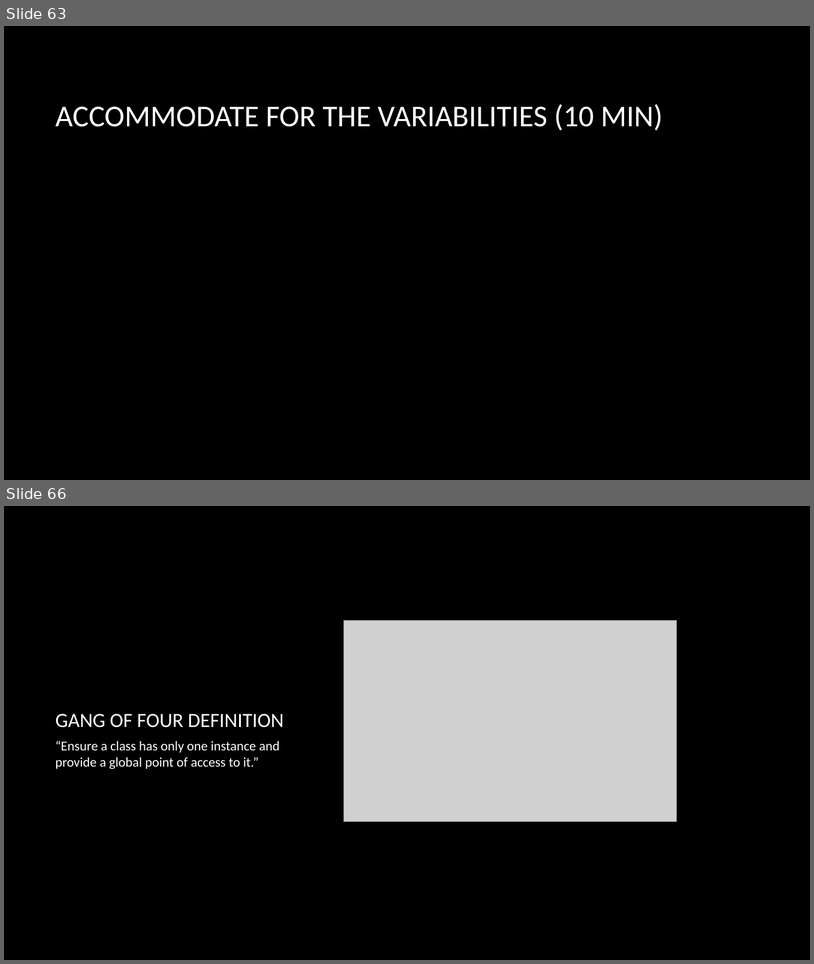
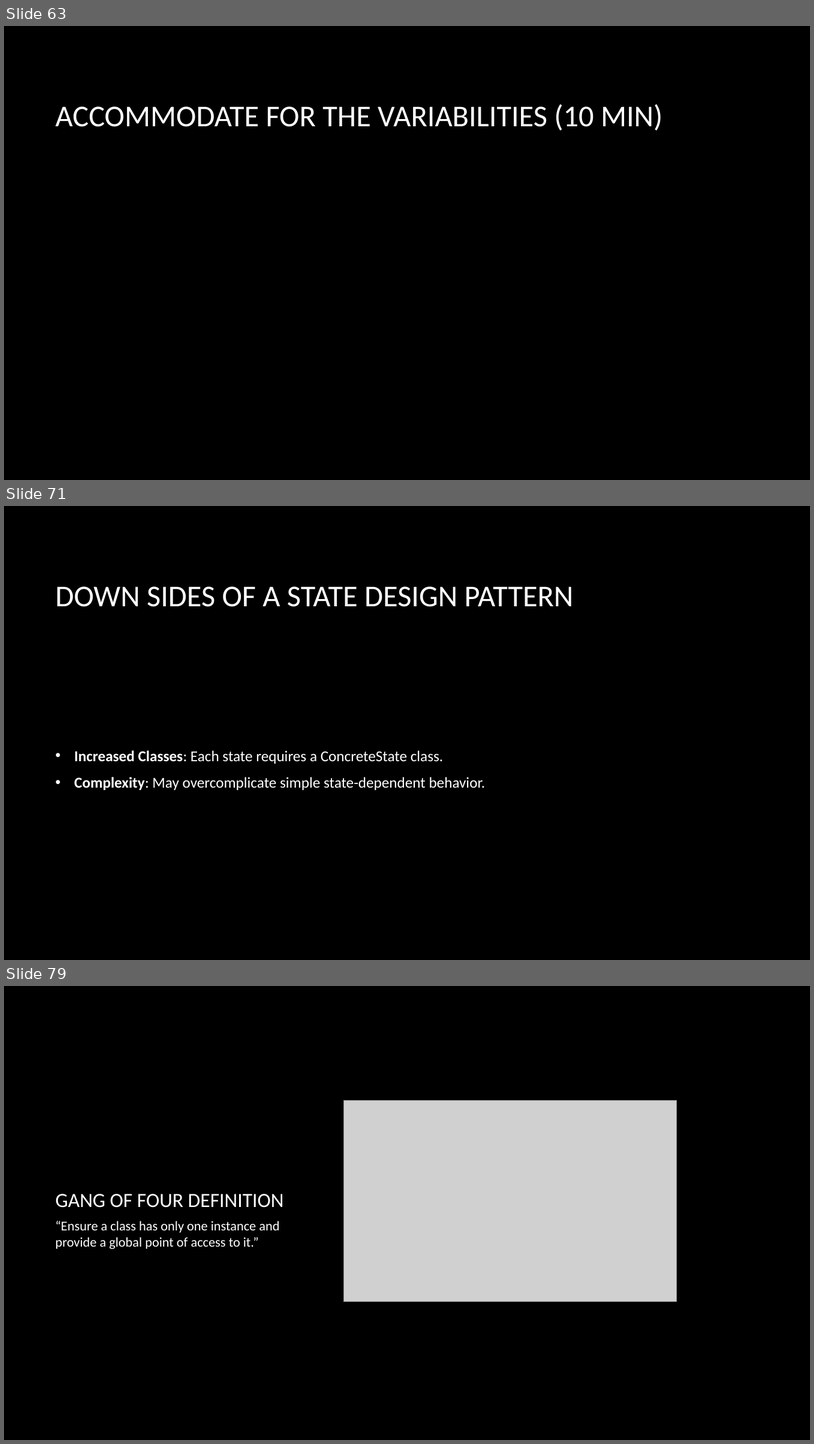
Before and after one commit to dundane/CSC360Demos, a slide deck: CSC360Demo/Design Patterns Slide Show.pptx. Shown one above the other, each under a label of ours: slides 63 and 66 before the commit, slides 63, 71 and 79 after it; the slides between them are not shown. The pictures are 814x964 and 814x1444 pixels, drawn with LibreOffice and Linux fonts; fonts in the diff are those of the drawing; grey boxes stand for pictures; background and template pictures are left out. Boxes give left, top, right and bottom in pixels: in the first picture for what was removed or moved away, otherwise in the second. Text is boxed around its words. In the diff, an @@ line names an element or a change of style, - is before the commit and + after.

Commit message:
State Pattern Demo

```diff
--- a/CSC360Demo/Design Patterns Slide Show.pptx
+++ b/CSC360Demo/Design Patterns Slide Show.pptx
@@ slide 71 added at (x1=4, y1=506, x2=810, y2=960), background picture (left out) @@
@@ title added at (x1=56, y1=586, x2=574, y2=607), 36 pt, text #FFFFFF @@
+DOWN SIDES OF A STATE DESIGN PATTERN
@@ text added at (x1=74, y1=750, x2=486, y2=790), 18 pt, text #FFFFFF @@
+• Increased Classes: Each state requires a ConcreteState class.
+• Complexity: May overcomplicate simple state-dependent behavior.
@@ what was slide 66 is now slide 79 @@
```
Also in this commit, not shown: 14 other slides added, 2 slides removed, 10 other files.
